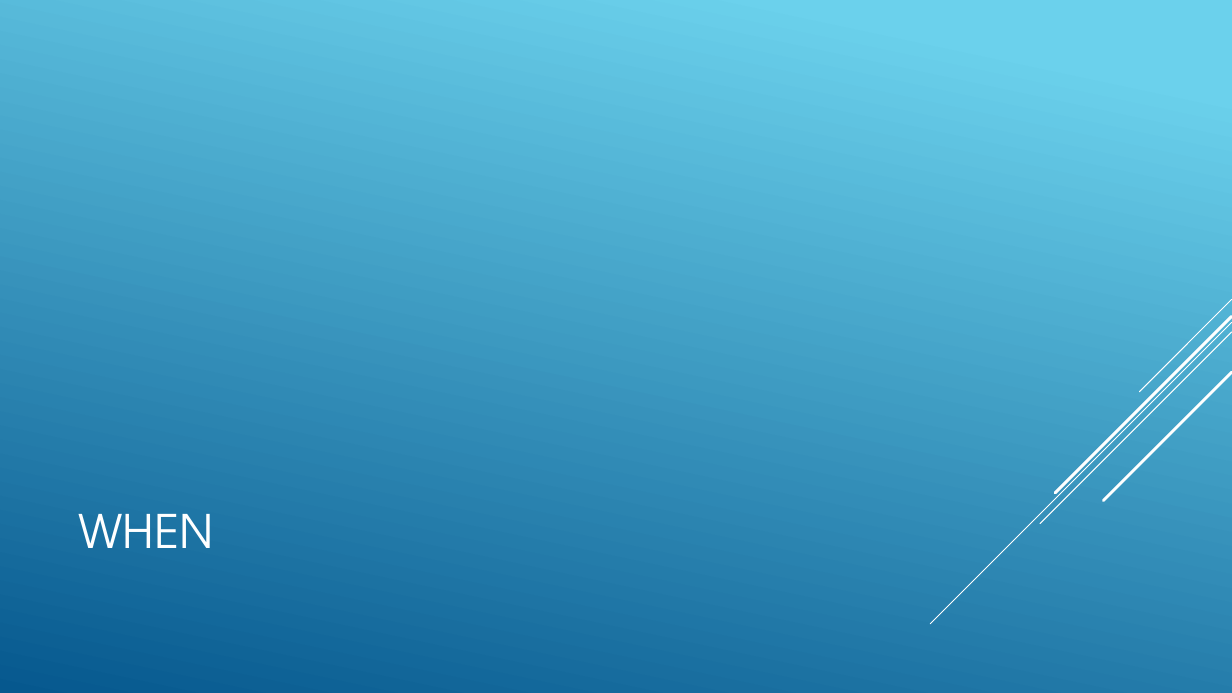
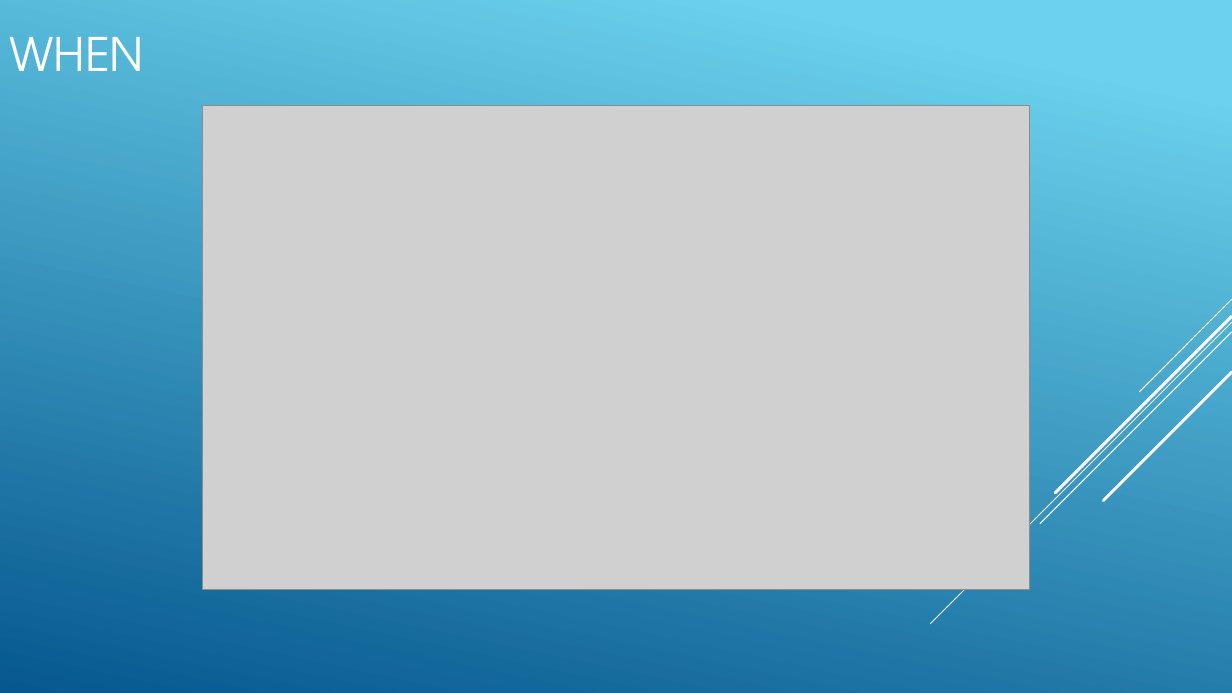
Before and after one commit to mohmedhasan1981/The-First, a slide deck: slide 12 of WWI.pptx. Drawn at 1232x693 pixels with LibreOffice and Linux fonts; fonts in the diff are those of the drawing; grey boxes stand for pictures; background and template pictures are left out. Boxes give left, top, right and bottom in pixels: in the first picture for what was removed or moved away, otherwise in the second. Text is boxed around its words. In the diff, an @@ line names an element or a change of style, - is before the commit and + after.

```diff
--- a/WWI.pptx
+++ b/WWI.pptx
@@ title "WHEN": place and size @@
-title "WHEN" at (78,514,213,548)
+title "WHEN" at (9,37,144,71)
@@ picture added at (202,105,1029,589) @@
```
Also in this commit, not shown: 16 other slides changed, 2 slides added, 2 slides removed.
